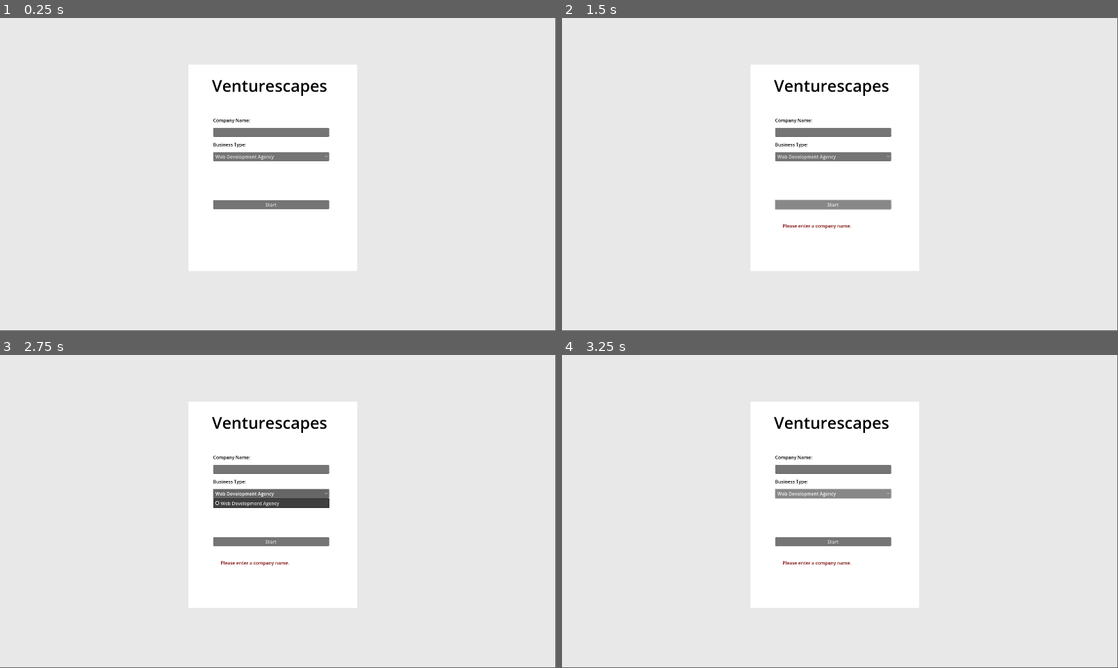
Above: before the commit, frames 1-4 (two rows, left to right).
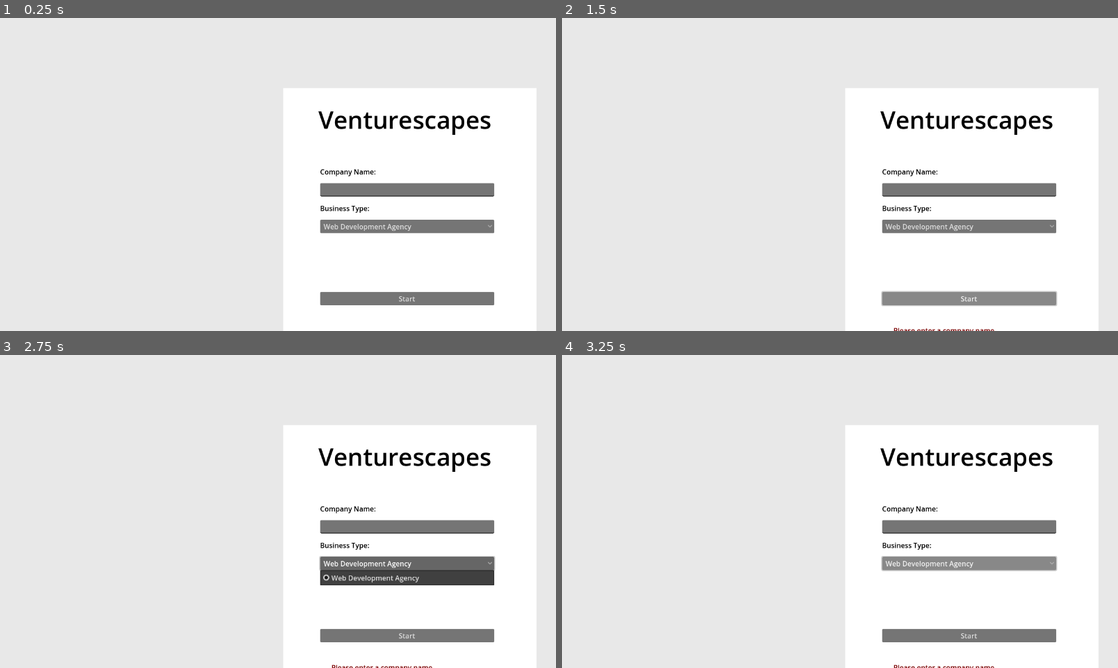
Above: after the commit, the same moments.

Repository: slate20/Venturescapes
Game: Godot game, scene res://Scenes/StartScreen.tscn
Same seed, same stepped clock (60 frames per second), same inputs: the game is played once before the commit and once after it.
Inputs:
- Up to frame 1 (0.25 s): no input
- Up to frame 2 (1.5 s): click "Start" at 0.5 s; click "Start" at 1.25 s
- Up to frame 3 (2.75 s): click "Web Development Agency" at 2 s
- Up to frame 4 (3.25 s): click "Web Development Agency" at 2.75 s
In our replay, the window is 799x449 before the commit and 800x450 after it. These sizes can differ from the game's own. Grey fills any space a smaller window leaves; there, only what the larger window draws over its background counts as a difference.

The runs differ from the first frame. In frame 1, 7.1% of the frame differs, in the area x 38-89%, y 19-92%; in frame 2, 7.4%; in frame 3, 9.5%, in the area x 38-89%, y 19-100%; in frame 4, 7.4%.

Commit message:
project window sizes

Diff:
--- a/project.godot
+++ b/project.godot
@@ -25,7 +25,9 @@
 
 window/size/viewport_width=1920
 window/size/viewport_height=1080
-window/size/resizable=false
+window/size/resizable=true
+window/size/window_width_override=1280
+window/size/window_height_override=720
 
 [rendering]
 
